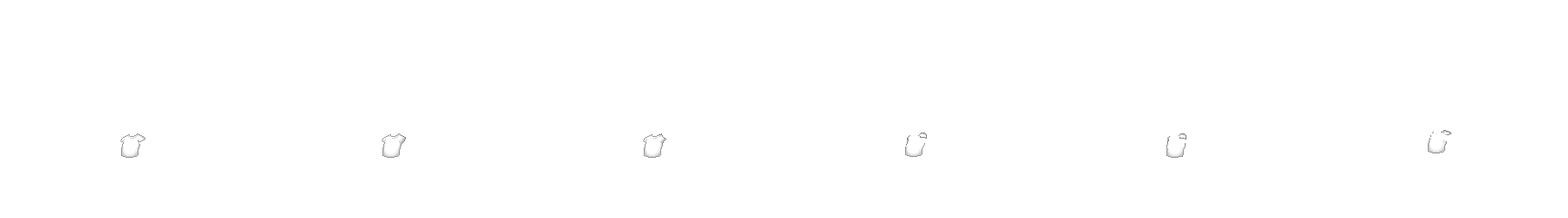
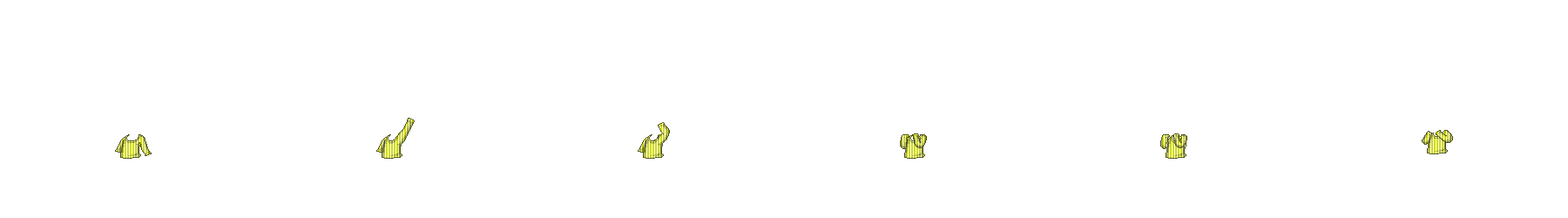
Revision of a layered (1568, 218) image; what changed, layer by layer:
added layer "Layer 14" above "Layer 13" over [114, 117, 1454, 159]
hid "top-example" over [120, 129, 1452, 158]
